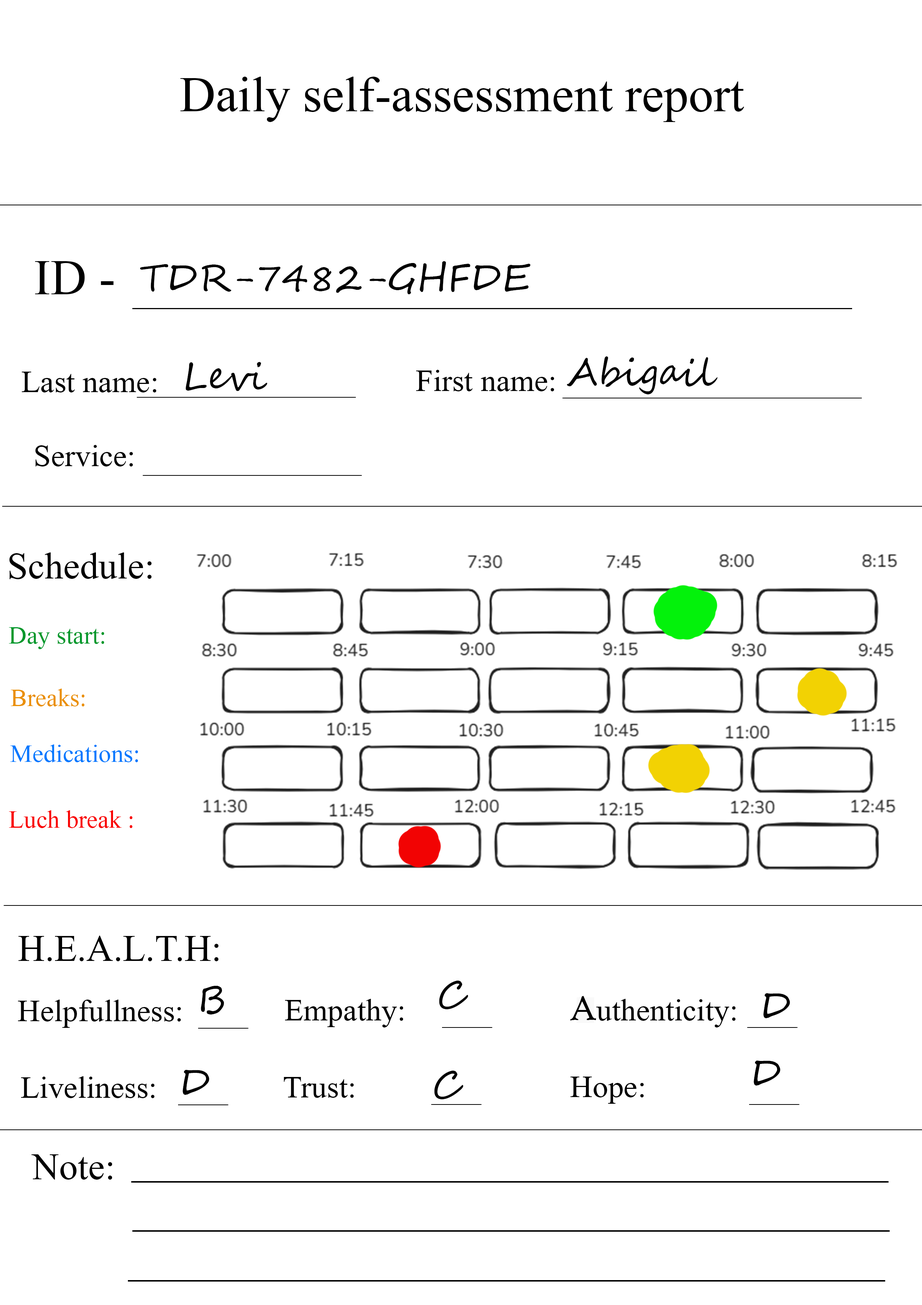
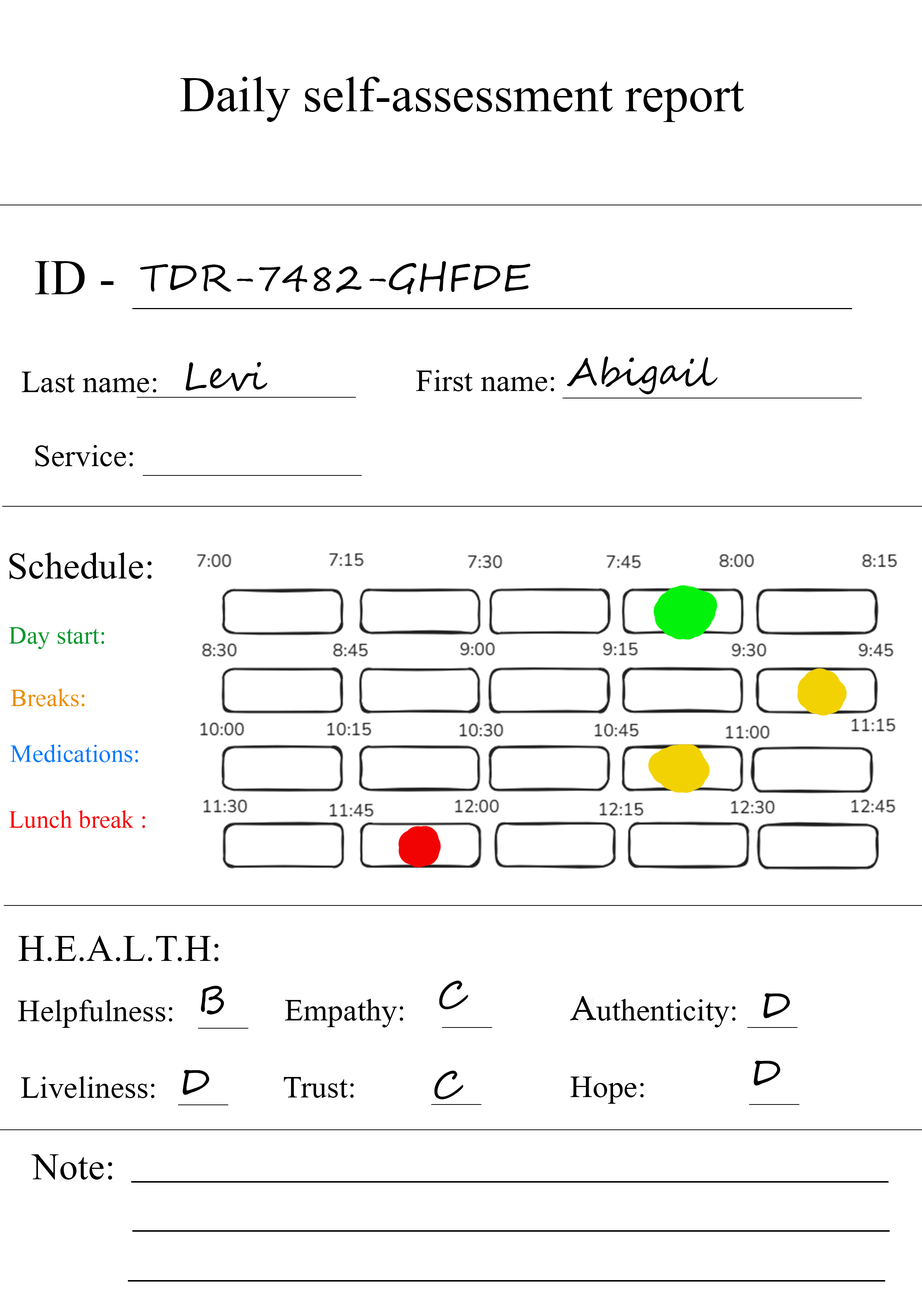
Before/after of a (922, 1305) layered artwork. What changed in the layer stack:
renamed "Luch break :" to "Lunch break :", painted on it over [36, 810, 146, 828]
renamed "Helpfullness:" to "Helpfulness:", painted on it over [112, 999, 182, 1022]
